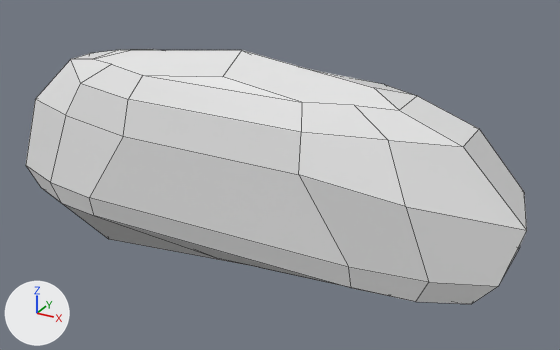
Two versions of the FBX model Endless Runner/Assets/Objects/rock02.fbx, one commit apart.
Camera for both pictures: a camera (50 mm lens) standing at (1.421, -2.301, 1.351) and looking at (0.129, 0.048, 0.177). The axes (+X, +Y, +Z) are drawn at lower left. The lights are the same throughout. Mesh edges are drawn as thin lines. Where no turn or scale is listed for an object, it has been applied to the vertices.
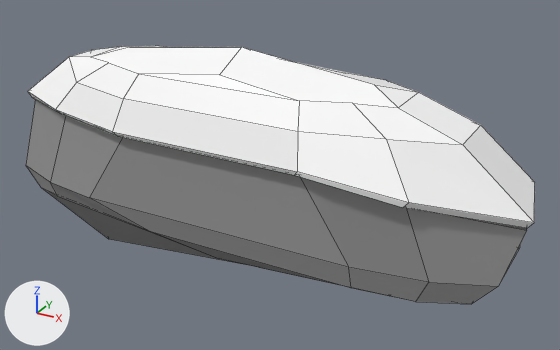
Location of each change, (x1, y1, x2, y2) in pixels of the pictures (560 x 350 px; the box of a moved part takes in the faces that stretch with it):
'Cube.002', reshaped: before (26, 49, 527, 304); after (26, 46, 535, 304)
part 1 of me_cube_002, built on: before (71, 49, 462, 147); after (28, 46, 535, 228)
part 2 of me_cube_002, moved or reshaped: (26, 166, 351, 288) in both
part 3 of me_cube_002, recoloured: before (73, 50, 479, 147); after (113, 132, 297, 175)
part 4 of me_cube_002, recoloured: (26, 100, 527, 304) in both

The change in detail:
Material 'Snow' (mat_snow) is new.
Its base color is (1.0, 1.0, 1.0) (white #ffffff).
Material 'Rock' (mat_rock) is new.
Its base color is (0.305, 0.305, 0.305) (grey #969696).
me_cube_002 is used by ob_cube_002; location (0.0, 0.0, 0.0).
Verts and faces of me_cube_002; kept vertices keep their numbers, new ones are numbered from 70.
Before the commit, vertices of me_cube_002: 3 (-0.76, -0.2, -0.04) at pixel (61, 203), 24 (-0.55, -0.24, -0.03) at pixel (94, 215).
me_cube_002 had 70 vertices, 65 faces and spanned x -1.01..1.06, y -0.26..0.26, z -0.29..0.65.
me_cube_002 now has 94 vertices, 89 faces and spans x -1.01..1.08, y -0.29..0.29, z -0.29..0.66.
Part 1, on me_cube_002:
9 vertices are removed from x -0.51..0.51, y -0.13..0.13, z 0.56..0.65.
16 faces are deleted.
20 vertices move from x -0.79..0.84, y -0.22..0.22, z 0.47..0.55 to x -0.94..1.08, y -0.29..0.29, z 0.24..0.39.
33 vertices are added at x -0.79..0.84, y -0.29..0.26, z 0.35..0.66.
40 new faces join them, mat_snow (white #ffffff).
Part 2, on me_cube_002:
Vertex 3 moves to (-0.78, -0.2, -0.01), pixel (57, 196).
Vertex 24 moves to (-0.27, -0.24, -0.03), pixel (150, 231).
me_cube_002 part 3: 4 faces spanning x -0.94..1.08, y -0.29..0.29, z 0.24..0.39 switch from no material to mat_snow (white #ffffff).
me_cube_002 part 4: 45 faces spanning x -1.01..1.06, y -0.29..0.28, z -0.29..0.37 switch from no material to mat_rock (grey #969696).
